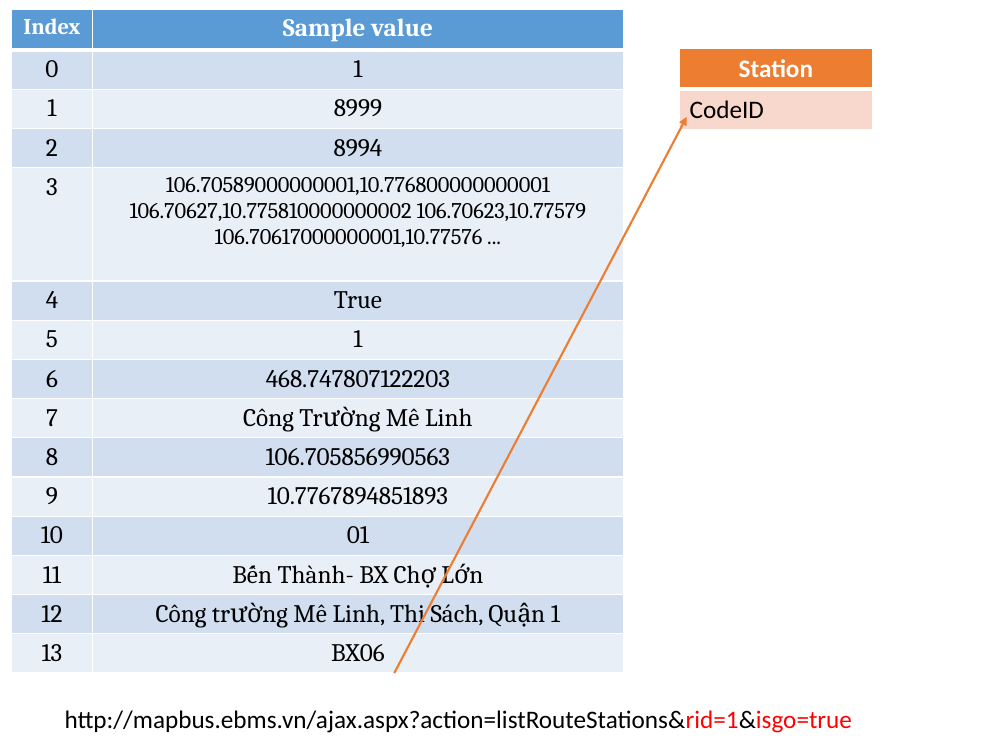
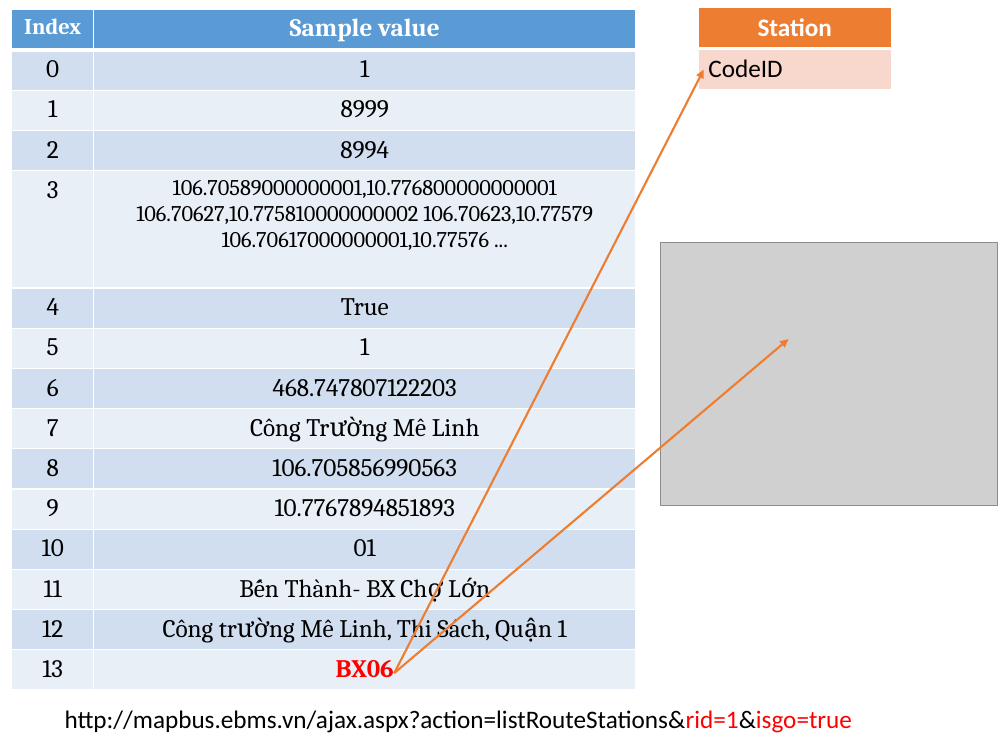
Before and after one commit to hqt/street-router, a slide deck: slide 13 of Document/presentation/parse.pptx (slide 9 before the commit). Drawn at 1008x756 pixels with LibreOffice and Linux fonts; fonts in the diff are those of the drawing; grey boxes stand for pictures. Boxes give left, top, right and bottom in pixels: in the first picture for what was removed or moved away, otherwise in the second. Text is boxed around its words. In the diff, an @@ line names an element or a change of style, - is before the commit and + after.

```diff
--- a/Document/presentation/parse.pptx
+++ b/Document/presentation/parse.pptx
@@ table at (x1=12, y1=9, x2=636, y2=691) @@
@@ text colour #000000 to #FF0000, bold on in "BX06" @@
@@ table resized from (x1=12, y1=9, x2=624, y2=691) to (x1=12, y1=9, x2=636, y2=691) @@
@@ table moved from (x1=679, y1=48, x2=872, y2=130) to (x1=699, y1=7, x2=891, y2=89) @@
@@ arrow moved from (394, 673) - (686, 117) to (394, 673) - (704, 70) @@
@@ picture added at (x1=661, y1=243, x2=998, y2=506) @@
@@ arrow added from (394, 673) to (788, 339), #ED7D31 1.5 pt @@
```
Also in this commit, not shown: 15 other slides changed, 4 slides added.
